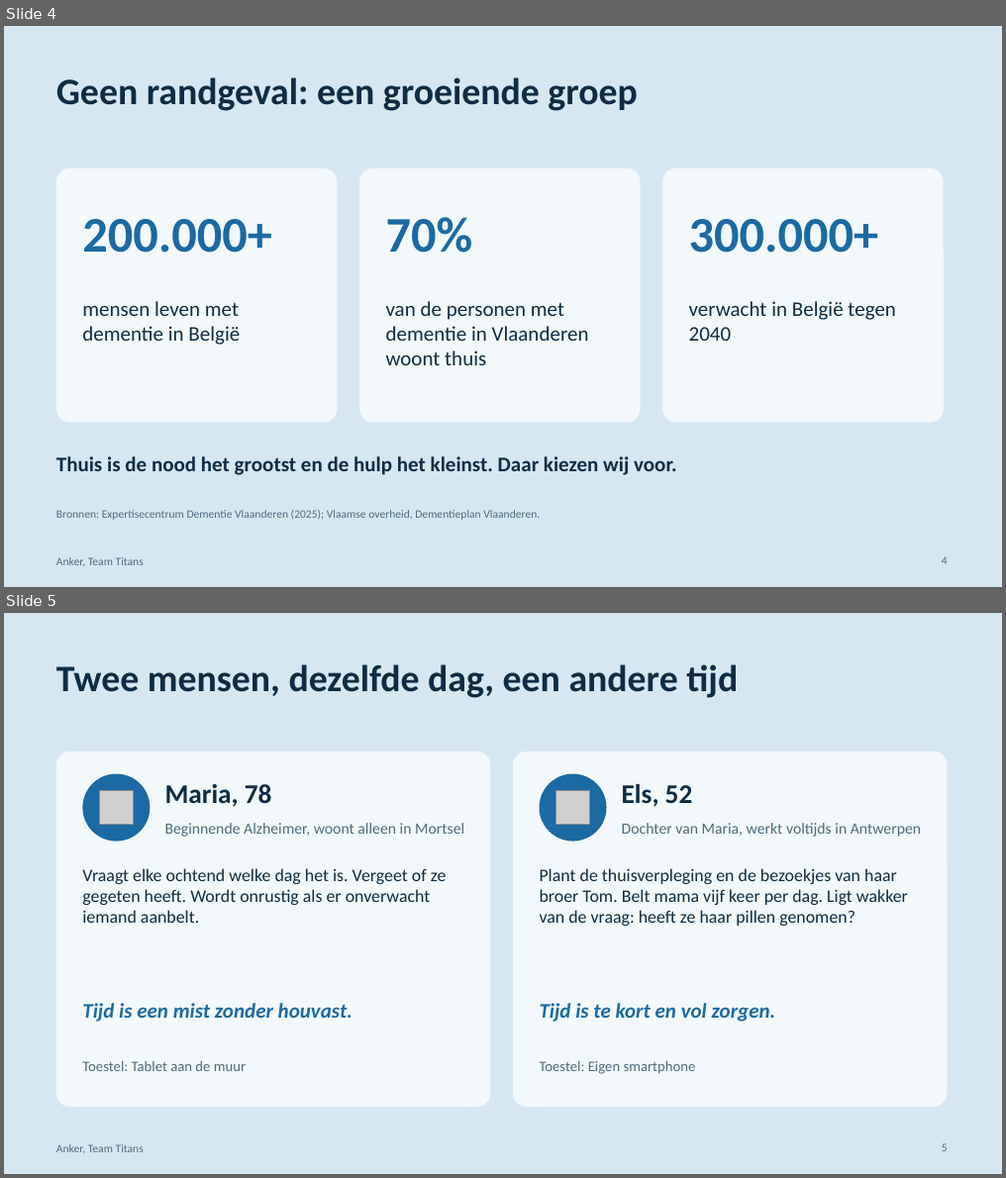
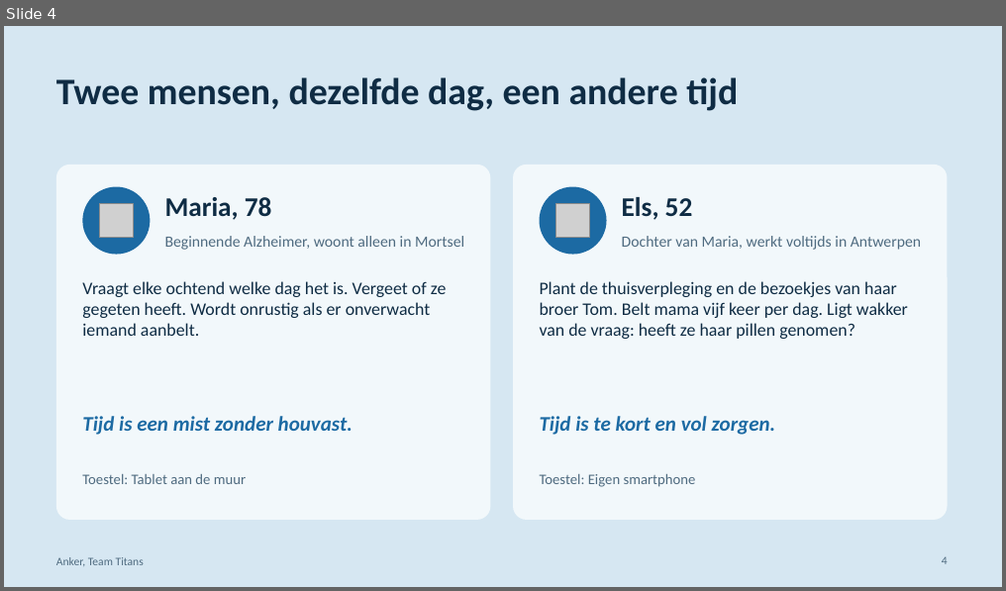
Before and after one commit to sergiuNE/Titans---Hack_The_Future, a slide deck: Documentation/Anker-pitch.pptx. Shown one above the other, each under a label of ours: slides 4 and 5 before the commit, slide 4 after it. The pictures are 1006x1178 and 1006x591 pixels, drawn with LibreOffice and Linux fonts; fonts in the diff are those of the drawing; grey boxes stand for pictures. Boxes give left, top, right and bottom in pixels: in the first picture for what was removed or moved away, otherwise in the second. Text is boxed around its words. In the diff, an @@ line names an element or a change of style, - is before the commit and + after.

```diff
--- a/Documentation/Anker-pitch.pptx
+++ b/Documentation/Anker-pitch.pptx
@@ slide 4 removed at bbox=[4, 26, 1002, 587], background #D6E7F2; not listed: 1 template element that a slide beside it also shows @@
@@ title removed at bbox=[56, 77, 637, 111] @@
-Geen randgeval: een groeiende groep
@@ rounded rectangle removed at bbox=[56, 169, 338, 423] @@
@@ rounded rectangle removed at bbox=[359, 169, 641, 423] @@
@@ rounded rectangle removed at bbox=[662, 169, 944, 423] @@
@@ text removed at bbox=[82, 219, 272, 253] @@
-200.000+
@@ text removed at bbox=[386, 217, 473, 253] @@
-70%
@@ text removed at bbox=[689, 219, 879, 253] @@
-300.000+
@@ text removed at bbox=[82, 301, 240, 345] @@
-mensen leven met dementie in België
@@ text removed at bbox=[386, 301, 589, 366] @@
-van de personen met dementie in Vlaanderen woont thuis
@@ text removed at bbox=[689, 301, 896, 341] @@
-verwacht in België tegen 2040
@@ text removed at bbox=[56, 457, 677, 475] @@
-Thuis is de nood het grootst en de hulp het kleinst. Daar kiezen wij voor.
@@ text removed at bbox=[56, 510, 540, 520] @@
-Bronnen: Expertisecentrum Dementie Vlaanderen (2025); Vlaamse overheid, Dementieplan Vlaanderen.
@@ page number removed at bbox=[942, 558, 947, 565] @@
-4
@@ what was slide 5 is now slide 4 @@
@@ page number at bbox=[942, 558, 947, 565]: text changed @@
-5
+4
```
Also in this commit, not shown: 2 slides changed, 1 slide added, 1 other slide removed, 18 other files.
